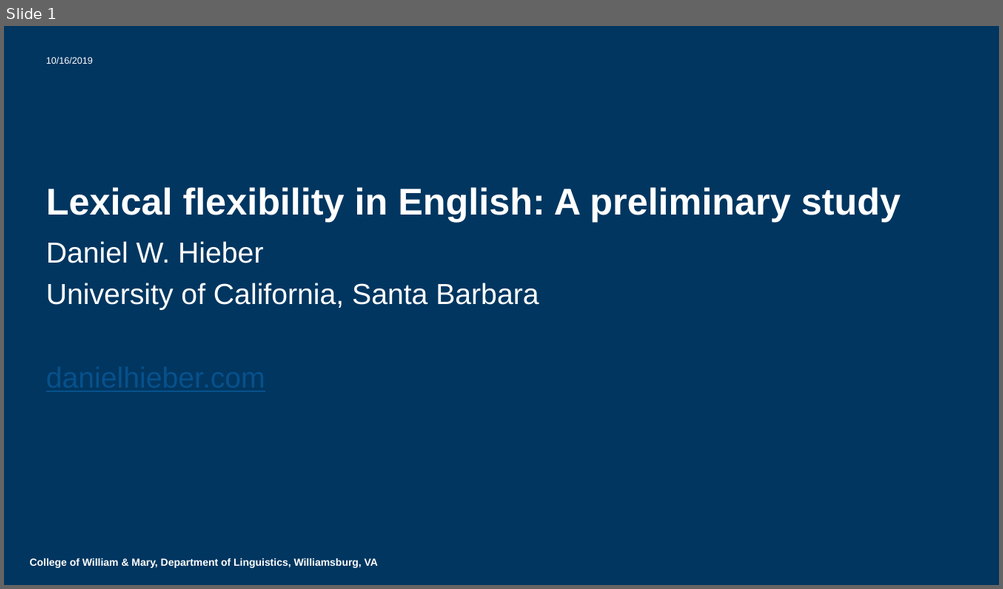
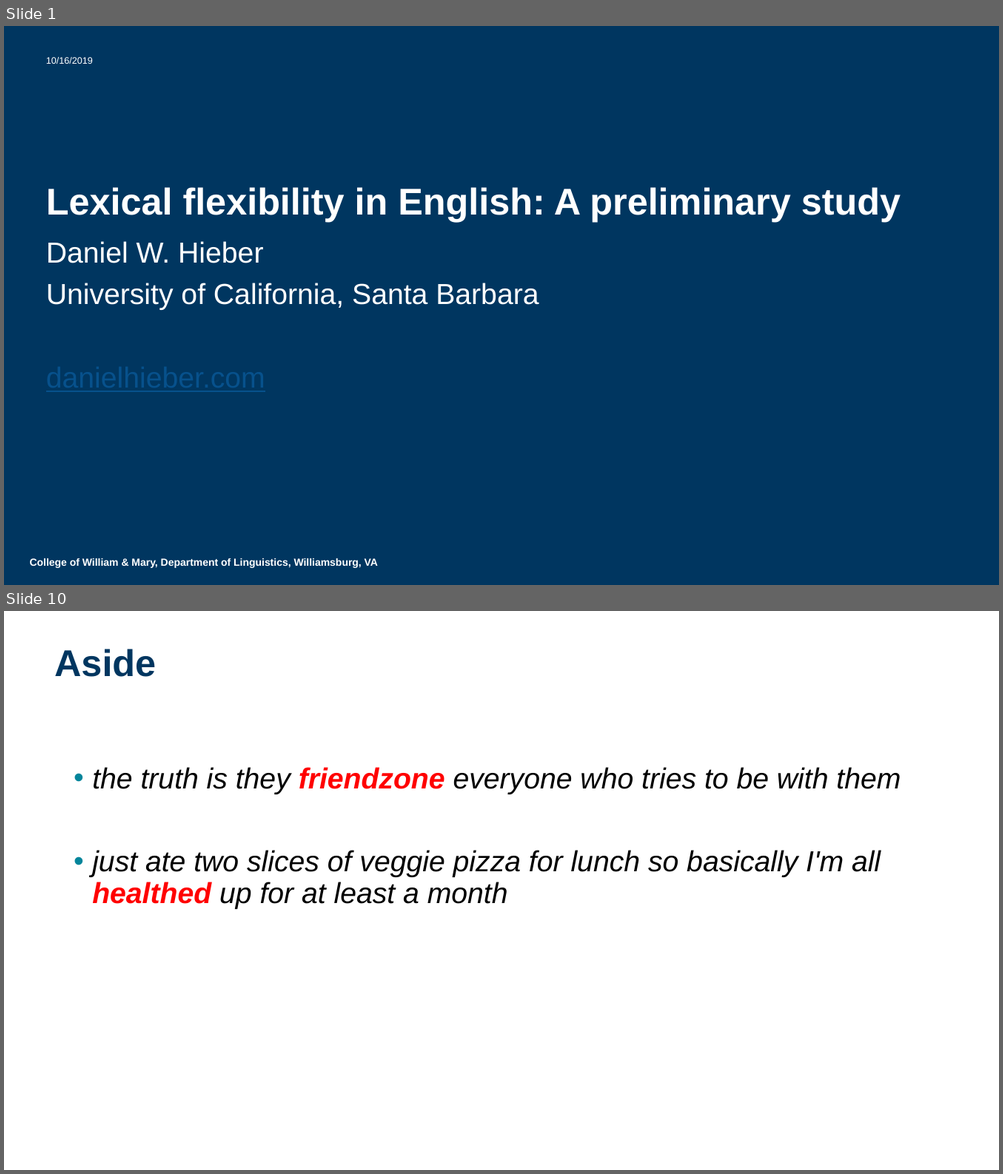
Before and after one commit to dwhieb/dissertation, a slide deck: presentations/Hieber. 2019. Lexical flexibility in English.pptx. Shown one above the other, each under a label of ours: slide 1 before the commit, slides 1 and 10 after it; the slides between them are not shown. The pictures are 1003x589 and 1003x1174 pixels, drawn with LibreOffice and Linux fonts; fonts in the diff are those of the drawing; background and template pictures are left out. Boxes give left, top, right and bottom in pixels: in the first picture for what was removed or moved away, otherwise in the second. Text is boxed around its words. In the diff, an @@ line names an element or a change of style, - is before the commit and + after.

```diff
--- a/presentations/Hieber. 2019. Lexical flexibility in English.pptx
+++ b/presentations/Hieber. 2019. Lexical flexibility in English.pptx
@@ slide 10 added at <box>4,611,999,1170</box>, background #FFFFFF @@
@@ title added at <box>54,649,156,677</box>, 36 pt, text #003660, bold @@
+Aside
@@ text added at <box>92,767,900,909</box>, 28 pt, text #000000, italic @@
+• the truth is they friendzone everyone who tries to be with them
+• just ate two slices of veggie pizza for lunch so basically I'm all healthed up for at least a month
```
Also in this commit, not shown: 8 other slides added, 1 slide removed, 1 other file.
